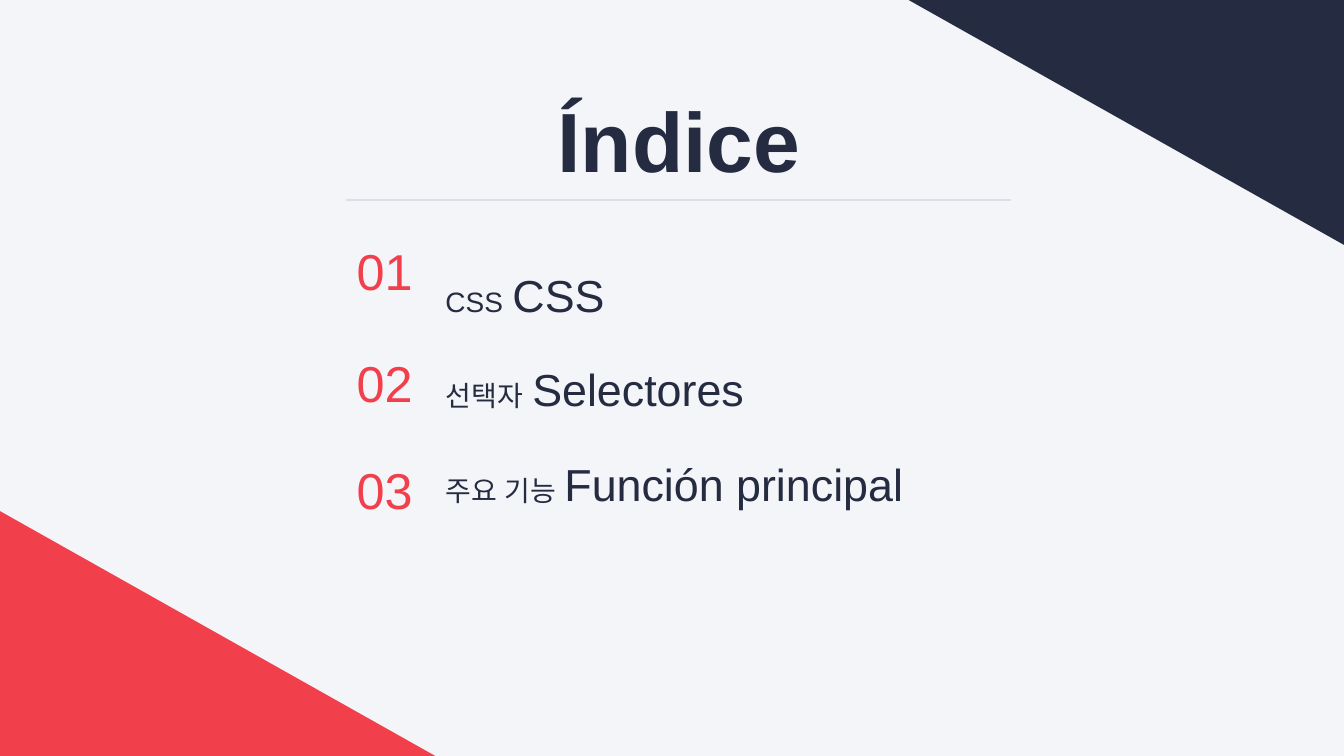
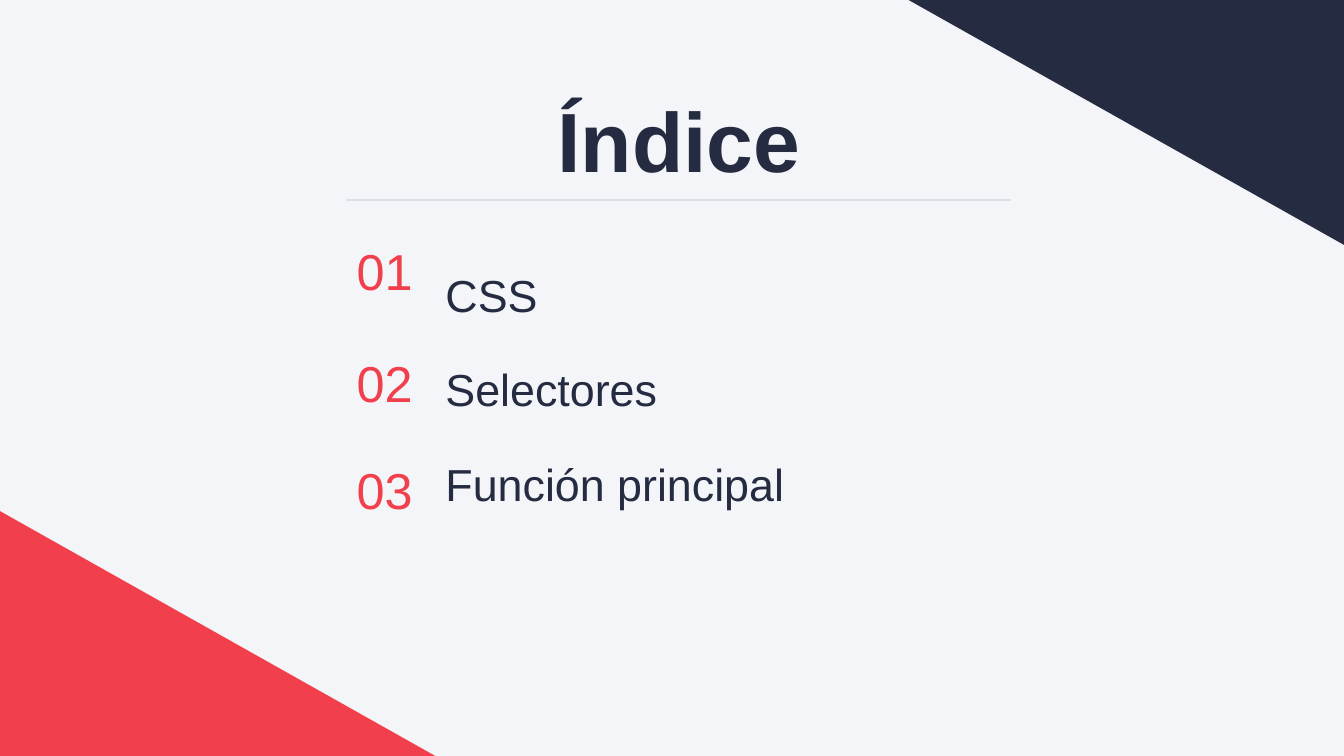
Before and after one commit to cialafamilia/practica, a slide deck: slide 2 of ppt/1908 CSS.pptx. Drawn at 1344x756 pixels with LibreOffice and Linux fonts; fonts in the diff are those of the drawing. Boxes give left, top, right and bottom in pixels: in the first picture for what was removed or moved away, otherwise in the second. Text is boxed around its words. In the diff, an @@ line names an element or a change of style, - is before the commit and + after.

```diff
--- a/ppt/1908 CSS.pptx
+++ b/ppt/1908 CSS.pptx
@@ text at (x1=445, y1=280, x2=784, y2=510): text changed @@
-CSS CSS
-선택자 Selectores
-주요 기능 Función principal
+CSS
+Selectores
+Función principal
```
Also in this commit, not shown: 21 other slides changed, 5 other files.
